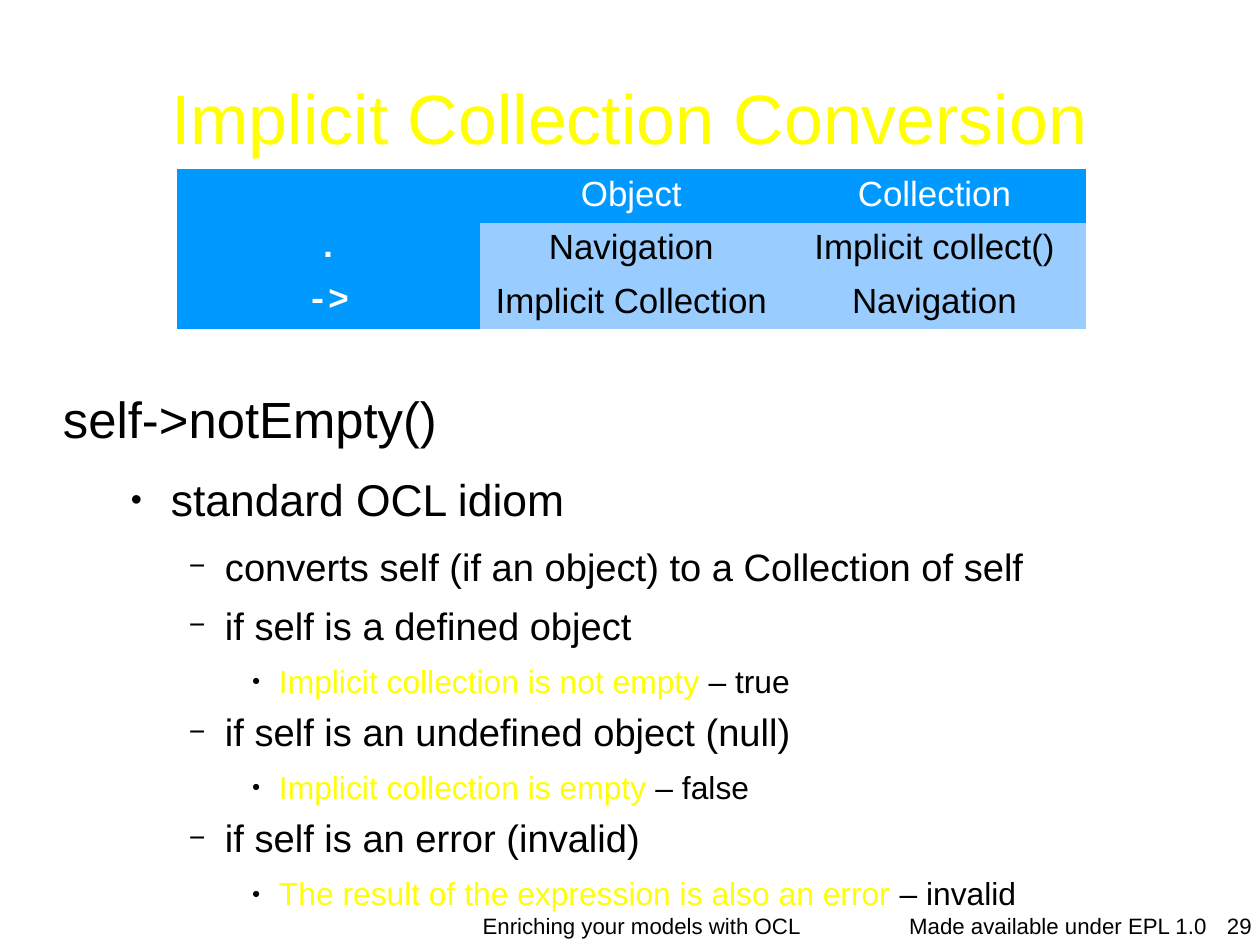
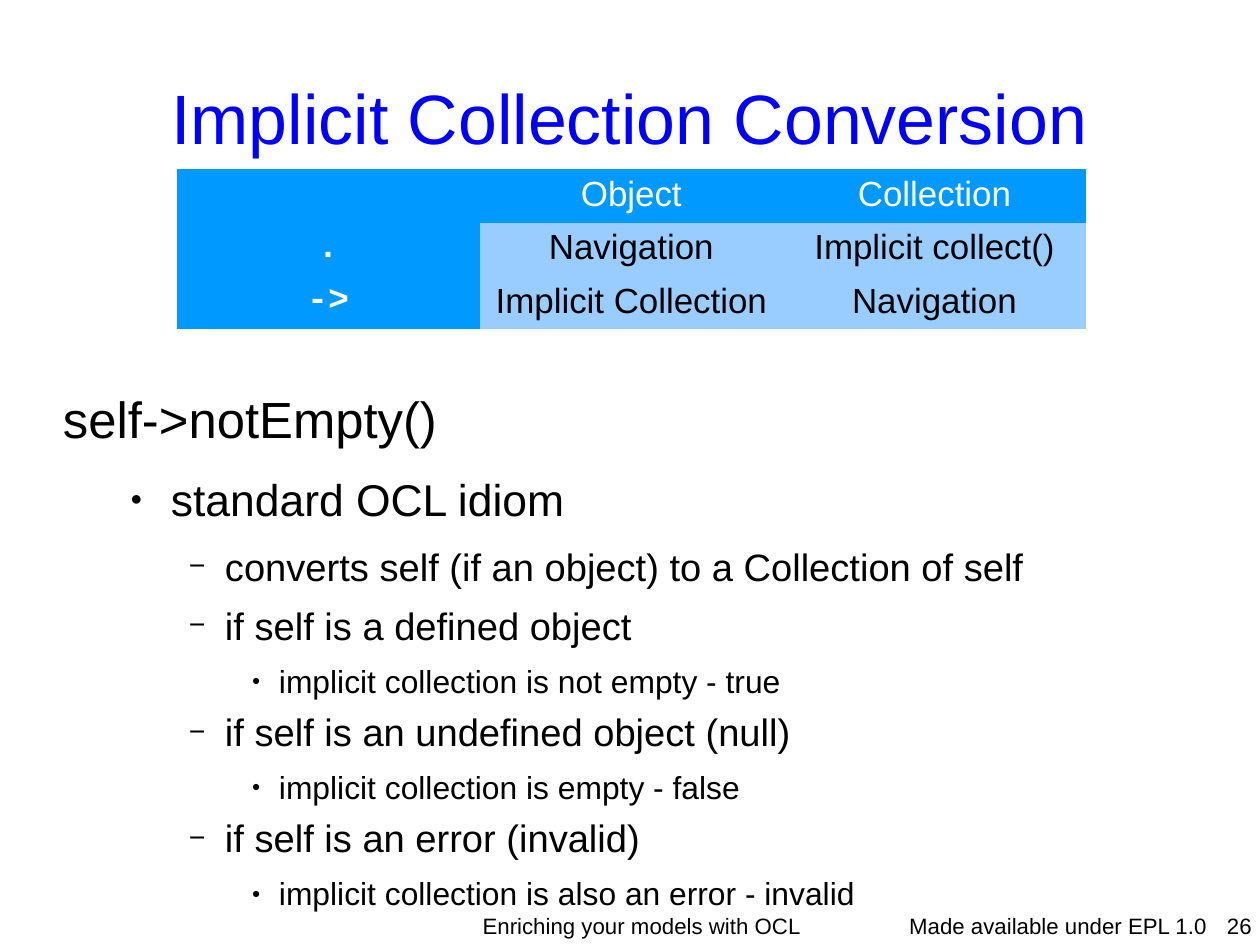
Before and after one commit to eclipse-ocl/ocl-website, a slide deck: slide 26 of ocl/docs/publications/ESE2010LongTalk/EnrichingWithOCL.odp (slide 29 before the commit). Drawn at 1260x945 pixels with LibreOffice and Linux fonts; fonts in the diff are those of the drawing; background and template pictures are left out. Boxes give left, top, right and bottom in pixels: in the first picture for what was removed or moved away, otherwise in the second. Text is boxed around its words. In the diff, an @@ line names an element or a change of style, - is before the commit and + after.

```diff
--- a/ocl/docs/publications/ESE2010LongTalk/EnrichingWithOCL.odp
+++ b/ocl/docs/publications/ESE2010LongTalk/EnrichingWithOCL.odp
@@ title "Implicit Collection Conversion" at (171, 93, 1087, 157): text colour #FFFF00 to #0000FF @@
@@ text at (279, 670, 781, 698): text changed; text colour #FFFF00 to #000000 @@
-      ● Implicit collection is not empty – true
+      ● implicit collection is not empty - true
@@ text at (279, 776, 740, 805): text changed; text colour #FFFF00 to #000000 @@
-      ● Implicit collection is empty – false
+      ● implicit collection is empty - false
@@ text at (279, 882, 854, 911): text changed; text colour #FFFF00 to #000000 @@
-      ● The result of the expression is also an error – invalid
+      ● implicit collection is also an error - invalid
@@ page number at (1227, 918, 1252, 935): text changed @@
-29
+26
```
Also in this commit, not shown: 28 other slides changed, 5 slides removed.
